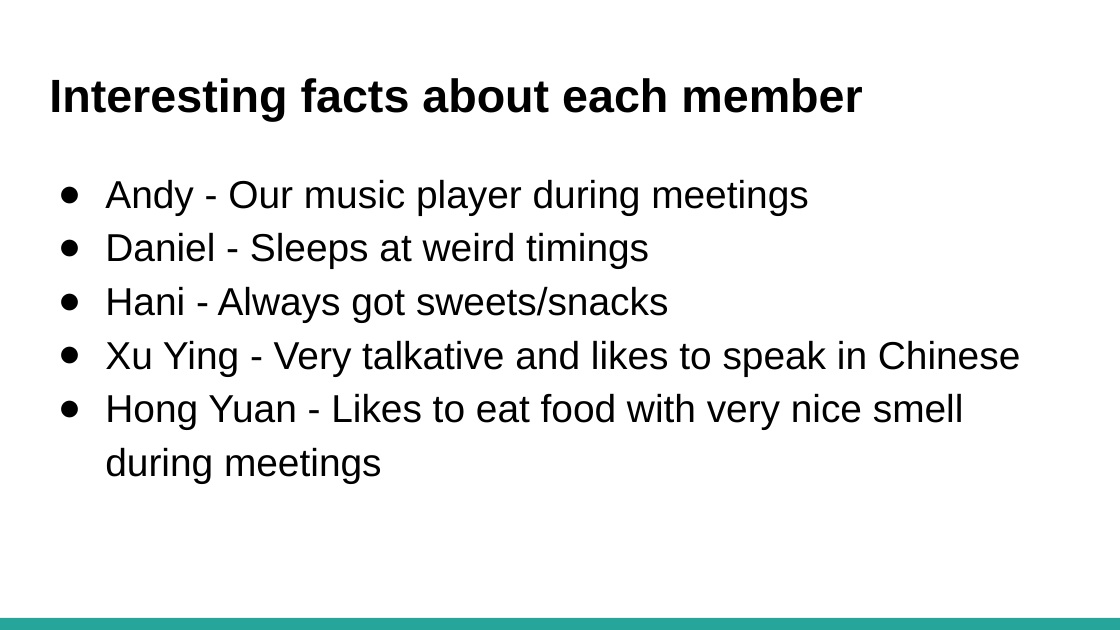
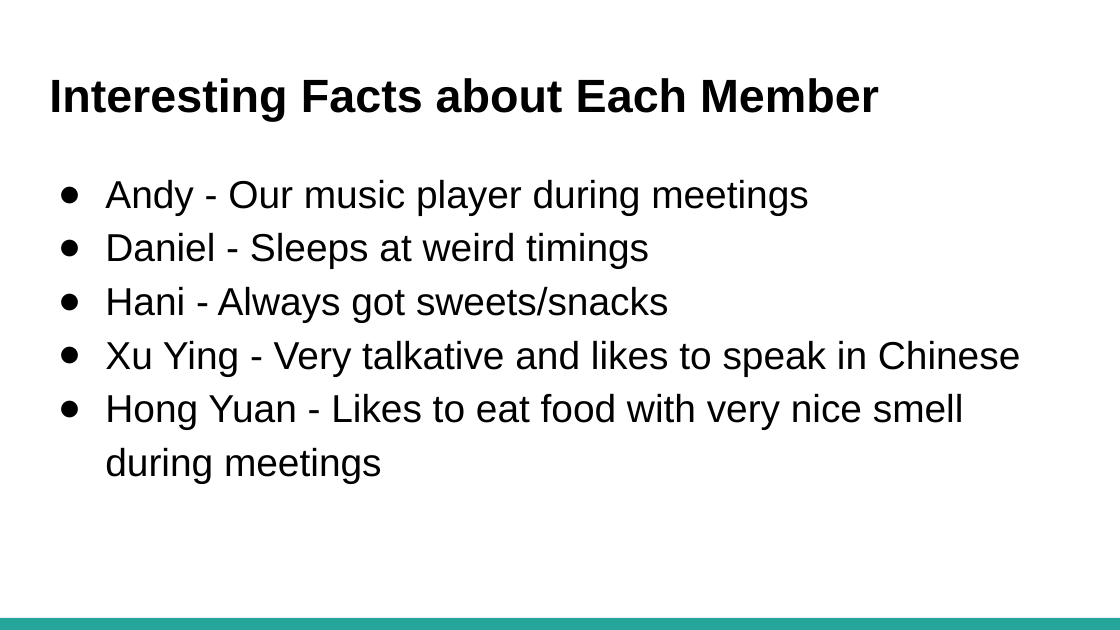
Before and after one commit to lameo/IS203_Project, a slide deck: slide 31 of presentations/SE_ Final Presentation.pptx. Drawn at 1120x630 pixels with LibreOffice and Linux fonts; fonts in the diff are those of the drawing. Boxes give left, top, right and bottom in pixels: in the first picture for what was removed or moved away, otherwise in the second. Text is boxed around its words. In the diff, an @@ line names an element or a change of style, - is before the commit and + after.

```diff
--- a/presentations/SE_ Final Presentation.pptx
+++ b/presentations/SE_ Final Presentation.pptx
@@ title at [49,78,879,121]: text changed @@
-Interesting facts about each member
+Interesting Facts about Each Member
```
Also in this commit, not shown: 16 other slides changed.
